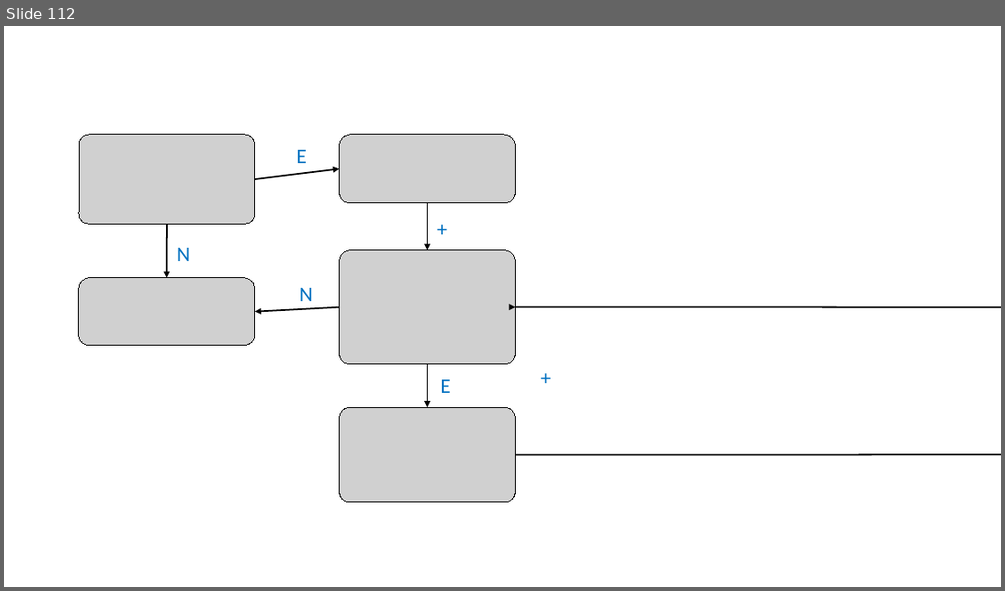
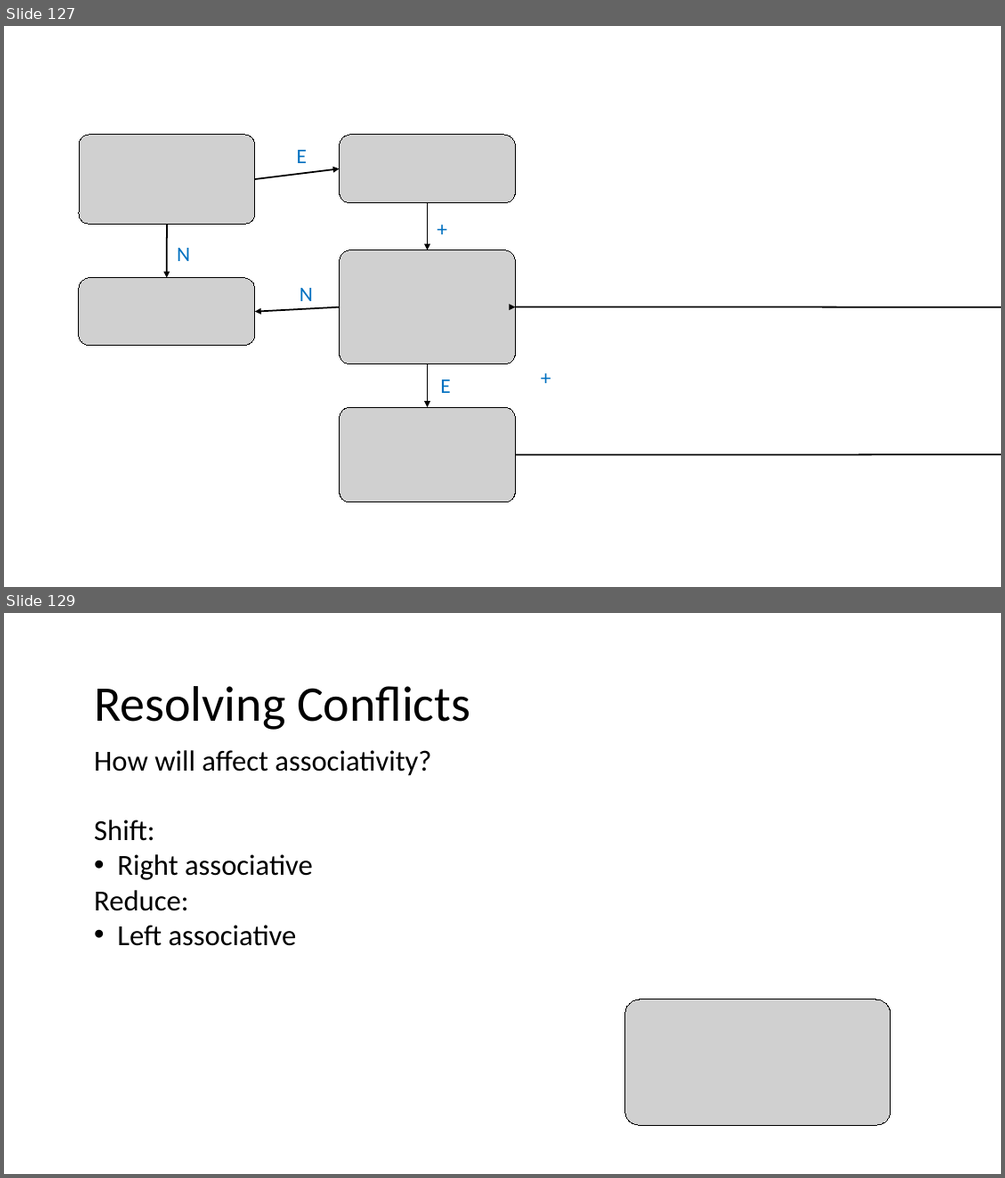
Before and after one commit to nivshani/compilation, a slide deck: slides/bottom_up_parsing.pptx. Shown one above the other, each under a label of ours: slide 112 before the commit, slides 127 and 129 after it; the slides between them are not shown. The pictures are 1005x591 and 1005x1178 pixels, drawn with LibreOffice and Linux fonts; fonts in the diff are those of the drawing; grey boxes stand for pictures. Boxes give left, top, right and bottom in pixels: in the first picture for what was removed or moved away, otherwise in the second. Text is boxed around its words. In the diff, an @@ line names an element or a change of style, - is before the commit and + after.

```diff
--- a/slides/bottom_up_parsing.pptx
+++ b/slides/bottom_up_parsing.pptx
@@ slide 129 added at box(4, 613, 1001, 1174), background #FFFFFF @@
@@ text added at box(94, 686, 470, 730), 48 pt, text #000000 @@
+Resolving Conflicts
@@ text added at box(94, 750, 431, 946), 28 pt, text #000000 @@
+How will affect associativity?
+Shift:
+• Right associative
+Reduce:
+• Left associative
@@ picture added at box(625, 999, 890, 1126) @@
@@ what was slide 112 is now slide 127 @@
```
Also in this commit, not shown: 1 slide changed, 17 other slides added, 1 other file.
